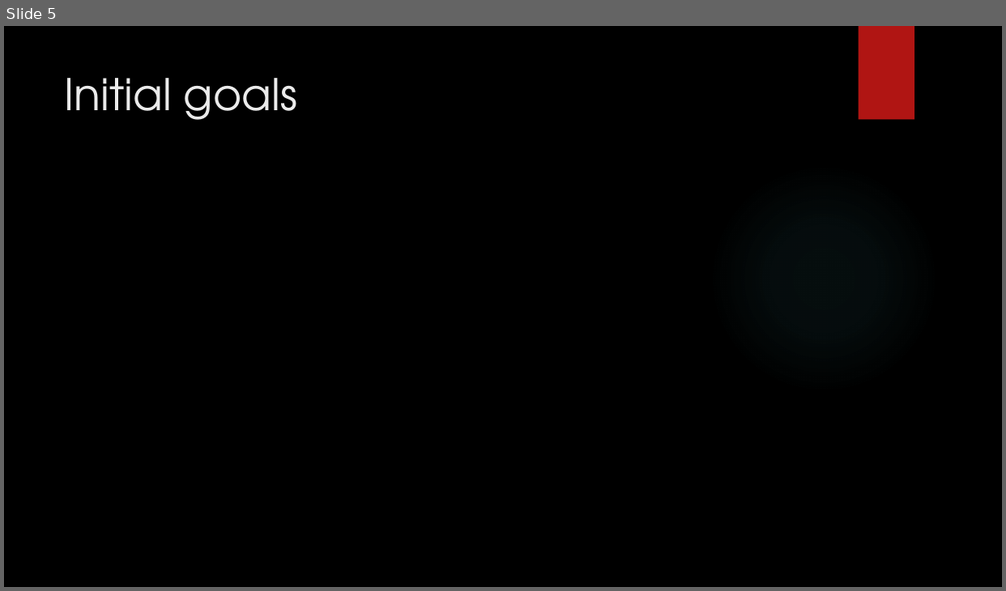
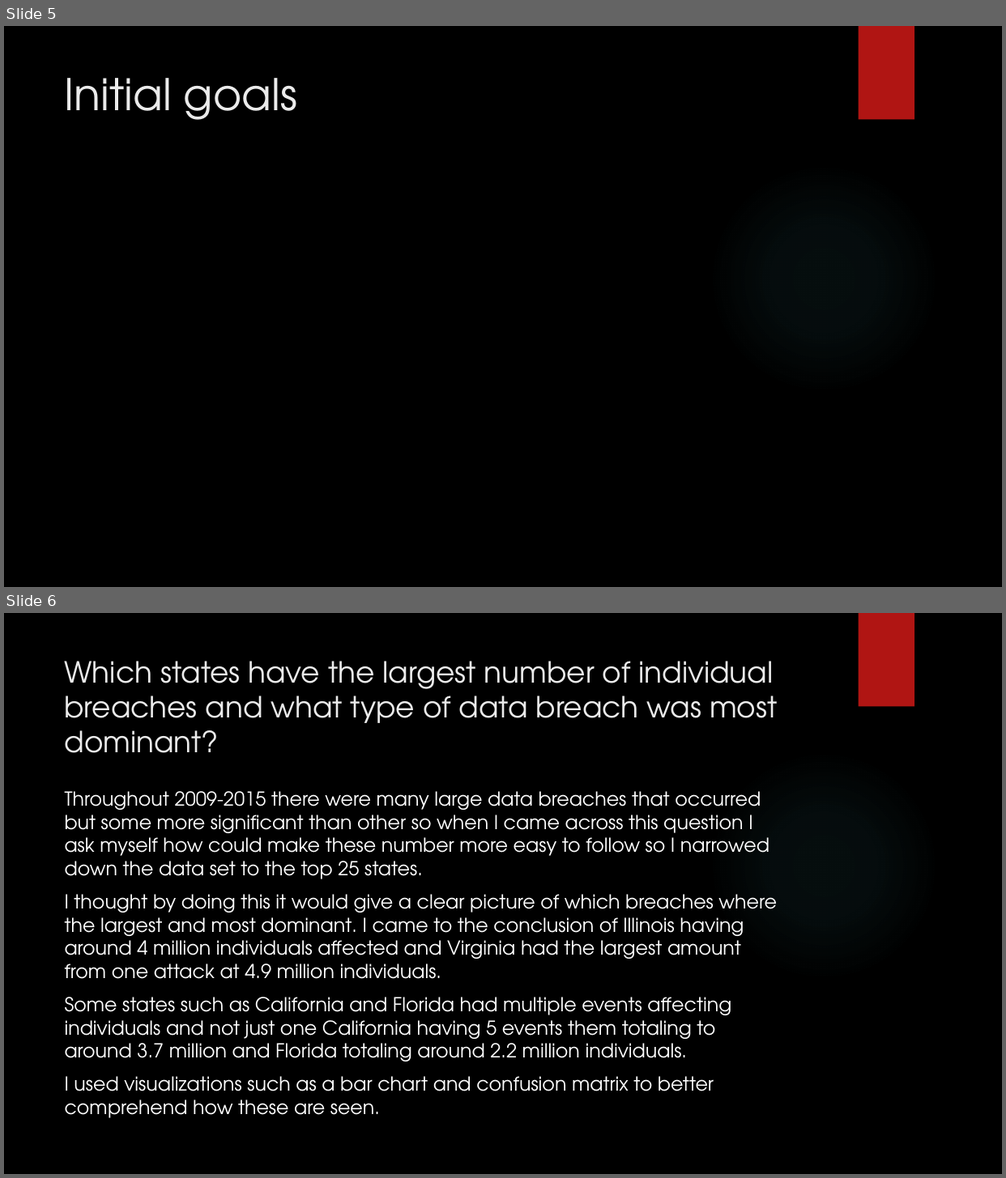
Before and after one commit to bigjohn80000/CIS435-Project, a slide deck: Final presentation_CIS435.pptx. Shown one above the other, each under a label of ours: slide 5 before the commit, slides 5 and 6 after it. The pictures are 1006x591 and 1006x1178 pixels, drawn with LibreOffice and Linux fonts; fonts in the diff are those of the drawing; background and template pictures are left out. Boxes give left, top, right and bottom in pixels: in the first picture for what was removed or moved away, otherwise in the second. Text is boxed around its words. In the diff, an @@ line names an element or a change of style, - is before the commit and + after.

```diff
--- a/Final presentation_CIS435.pptx
+++ b/Final presentation_CIS435.pptx
@@ slide 6 added at (x1=4, y1=613, x2=1002, y2=1174), background picture (left out); not listed: 2 template elements that a slide beside it also shows @@
@@ title added at (x1=65, y1=661, x2=778, y2=753), 28 pt, text #EBEBEB @@
+Which states have the largest number of individual breaches and what type of data breach was most dominant?
@@ text added at (x1=65, y1=791, x2=776, y2=1118), 18.5 pt, text #FFFFFF @@
+Throughout 2009-2015 there were many large data breaches that occurred but some more significant than other so when I came across this question I ask myself how could make these number more easy to follow so I narrowed down the data set to the top 25 states.
+I thought by doing this it would give a clear picture of which breaches where the largest and most dominant. I came to the conclusion of Illinois having around 4 million individuals affected and Virginia had the largest amount from one attack at 4.9 million individuals.
+Some states such as California and Florida had multiple events affecting individuals and not just one California having 5 events them totaling to around 3.7 million and Florida totaling around 2.2 million individuals.
+I used visualizations such as a bar chart and confusion matrix to better comprehend how these are seen.
```
Also in this commit, not shown: 3 other slides added.
